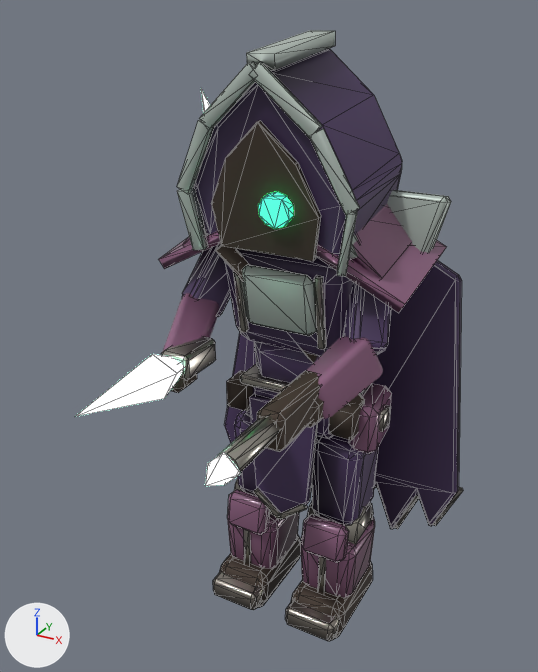
Before and after pictures for a commit that changed the glTF model github-io/public/models/shade.glb.
Rendered twice from a 50 mm camera at (1.23, -2.53, 2.53) aimed at (-0.03, -0.24, 1.38). The axes (+X, +Y, +Z) are drawn at lower left. The lights are the same throughout. The older version comes first. Mesh edges are drawn as thin lines on the coarser meshes. Where no turn or scale is listed for an object, it has been applied to the vertices. Vertices at exactly the same position are counted once.

Objects in the first picture: 'Bracers', 'Charcoal_details.001', 'Charcoal_details.002', 'Crystal_blade', 'Lens_details', 'Shin', 'Shin.001', 'Shoulder_fins', 'Steel_details.002', 'Team_details', 'Undercarriage_details', 'Undercarriage_details.001', 'Undercarriage_details.002' and 10 more.
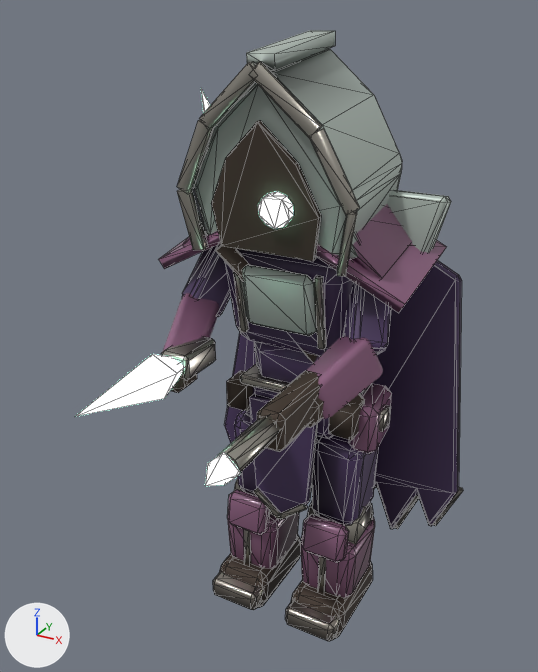
Edits to the bpy script that builds the scene:
```text
Change me_charcoal_details_002:
    used by ob_charcoal_details_002; location = (0.0, 0.0, 0.0)
    remove me_charcoal_details_002.from_pydata(...)  # 432 vertices, 824 faces; spans x -0.62..0.62, y -0.36..0.53, z 0.23..2.41
    add me_charcoal_details_002.from_pydata(...)  # 326 vertices, 620 faces; spans x -0.62..0.62, y -0.31..0.53, z 0.23..1.75
    me_charcoal_details_002 part 1: the loose piece of 82 vertices spanning x -0.31..0.31, y -0.36..0.22, z 1.73..2.41 is deleted
    other edits to the shape of me_charcoal_details_002 do not show in these pictures
Change me_steel_details_002:
    used by ob_steel_details_002; location = (0.0, 0.0, 0.0)
    remove me_steel_details_002.from_pydata(...)  # 184 vertices, 296 faces; spans x -0.636..0.636, y -1.03..0.414, z 0.207..1.655
    add me_steel_details_002.from_pydata(...)  # 232 vertices, 368 faces; spans x -0.636..0.636, y -1.03..0.414, z 0.207..2.377
    me_steel_details_002 part 2
    48 vertices are added at x -0.351..0.352, y -0.4..-0.274, z 1.702..2.377
    72 new faces join them
Change me_team_details:
    used by ob_team_details; location = (0.0, 0.0, 0.0)
    remove me_team_details.from_pydata(...)  # 124 vertices, 204 faces; spans x -0.515..0.515, y -0.4..0.169, z 1.396..2.456
    add me_team_details.from_pydata(...)  # 182 vertices, 336 faces; spans x -0.515..0.515, y -0.361..0.391, z 1.396..2.456
    me_team_details part 3: a new loose piece of 82 vertices spanning x -0.313..0.313, y -0.361..0.221, z 1.733..2.405, in mat_team
    me_team_details part 4
    48 vertices are removed from x -0.351..0.352, y -0.4..-0.274, z 1.702..2.377
    72 faces are deleted
    other edits to the shape of me_team_details do not show in these pictures
Change me_lens_details:
    where me_lens_details.from_pydata(...)  # 20 vertices, 36 faces; spans x 0.0029..0.1171, y -0.3819..-0.3222, z 1.8445..1.9695
    remove me_lens_details.materials.append(mat_lens)
    add me_lens_details.materials.append(mat_teamglow)
```

What differs and where, as boxes [x1, y1, x2, y2] in the pictures (538 x 672 px):
'Charcoal_details.002', reshaped
    before: [182, 48, 462, 529]
    after: [182, 243, 462, 529]
'Team_details', reshaped (6% narrower)
    before: [177, 30, 451, 336]
    after: [194, 30, 451, 336]
'Steel_details.002', reshaped (76% taller)
    before: [162, 264, 463, 529]
    after: [162, 61, 463, 529]
'Lens_details', recoloured (cyan to white)
    both: [258, 191, 294, 229]
part 1 of me_charcoal_details_002, deleted (purple)
    before: [194, 48, 402, 256]
part 2 of me_steel_details_002, added
    after: [177, 61, 359, 277]
part 3 of me_team_details, added
    after: [194, 48, 402, 256]
part 4 of me_team_details, deleted
    before: [177, 61, 359, 277]
